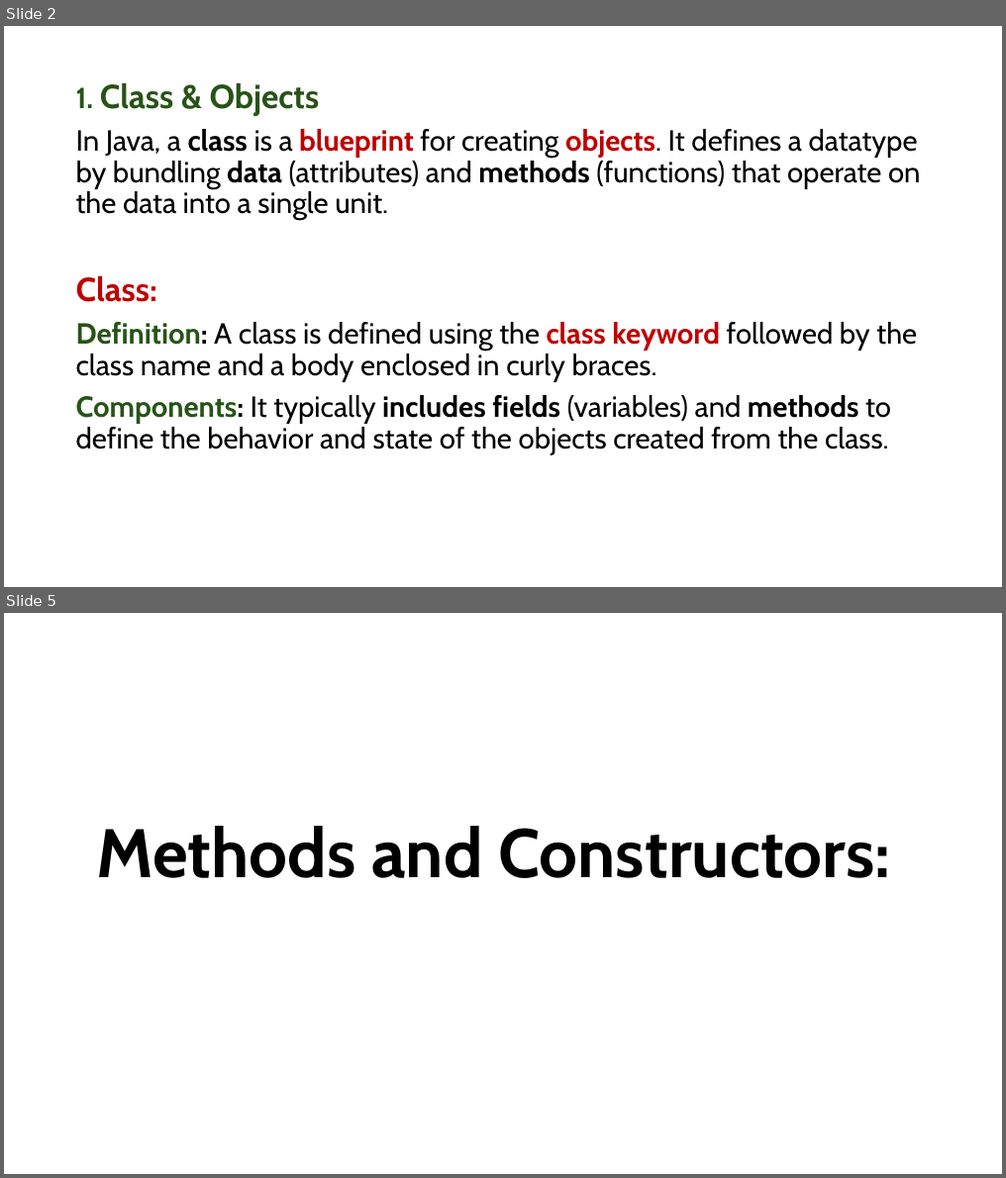
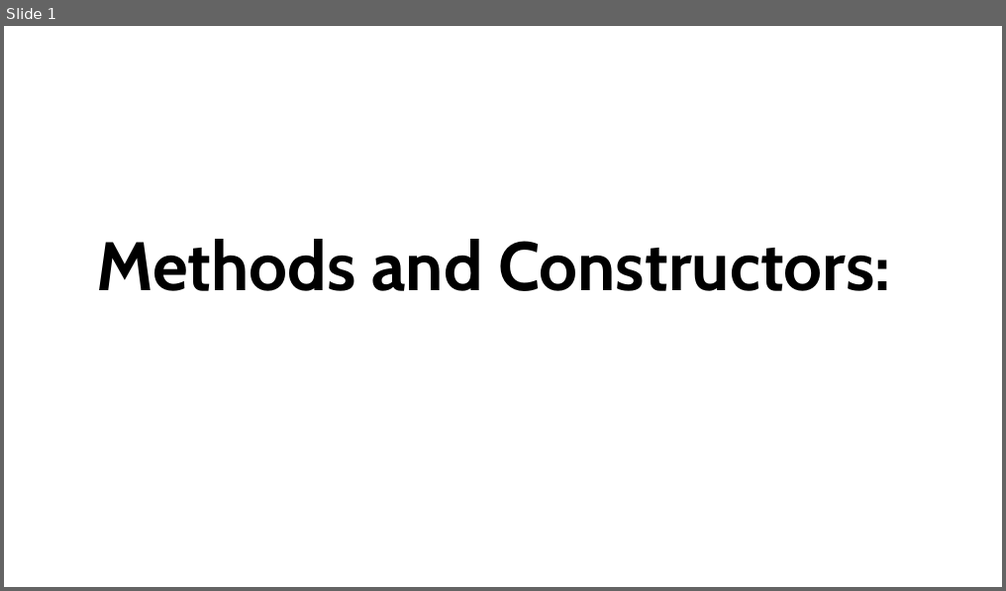
Before and after one commit to PRAMOD-VISHNU-NAIK/MCA-2nd-Sem-Shridevi-College, a slide deck: Theory Class-Notes/Continue.pptx. Shown one above the other, each under a label of ours: slides 2 and 5 before the commit, slide 1 after it; the slides between them are not shown. The pictures are 1006x1178 and 1006x591 pixels, drawn with LibreOffice and Linux fonts; fonts in the diff are those of the drawing. Boxes give left, top, right and bottom in pixels: in the first picture for what was removed or moved away, otherwise in the second. Text is boxed around its words. In the diff, an @@ line names an element or a change of style, - is before the commit and + after.

```diff
--- a/Theory Class-Notes/Continue.pptx
+++ b/Theory Class-Notes/Continue.pptx
@@ slide 2 removed at (4, 26, 1002, 587), background #FFFFFF @@
@@ text removed at (76, 82, 921, 456) @@
-1. Class & Objects
-In Java, a class is a blueprint for creating objects. It defines a datatype by bundling data (attributes) and methods (functions) that operate on the data into a single unit.
-Class:
-Definition: A class is defined using the class keyword followed by the class name and a body enclosed in curly braces.
-Components: It typically includes fields (variables) and methods to define the behavior and state of the objects created from the class.
@@ what was slide 5 is now slide 1 @@
```
Also in this commit, not shown: 2 slides changed, 13 slides added, 4 other slides removed.
